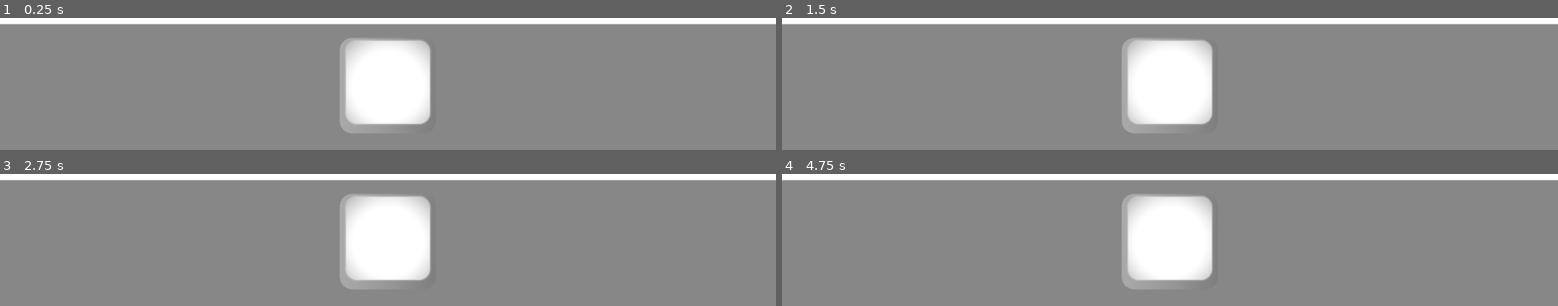
Above: before the commit, frames 1-4 (two rows, left to right).
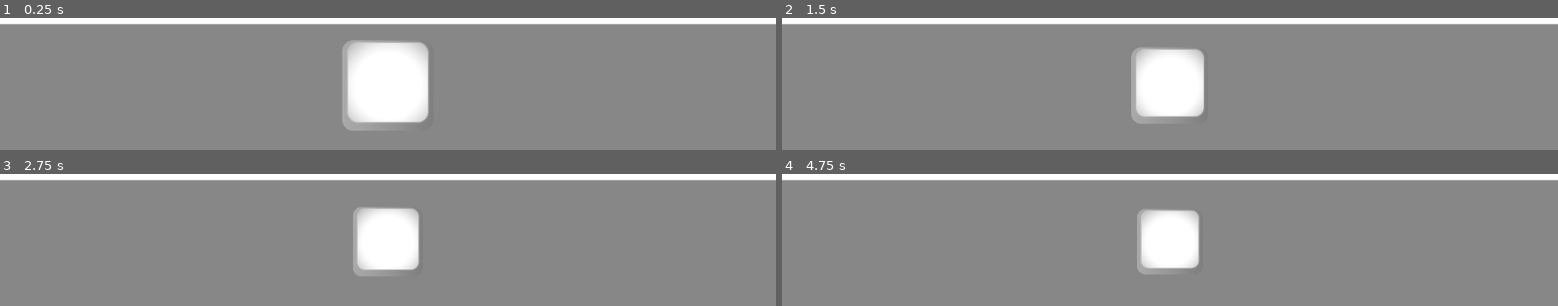
Above: after the commit, the same moments.

Repository: CoupCritik/GodotMusicMail
Game: Godot game, scene res://Scenes/banderythmo.tscn
Same seed, same stepped clock (60 frames per second), same inputs: the game is played once before the commit and once after it. Sound files missing from this copy of the repository are replaced by a short silence.
Inputs:
- Up to frame 1 (0.25 s): no input
- Up to frame 2 (1.5 s): no input
- Up to frame 3 (2.75 s): tap Enter at 2 s
- Up to frame 4 (4.75 s): tap Space at 2.75, 4.25 s; tap Enter at 3.5 s

The runs differ from the first frame. In frame 1, 1.2% of the frame differs, in the area x 43-56%, y 15-87%; in frame 2, 3.8%; in frame 3, 4.6%; in frame 4, 5.0%.

Commit message:
version avec la touche

Diff:
--- /dev/null
+++ b/Scenes/banderythmo.gd
@@ -0,0 +1 @@
+extends Node2D
--- a/Scenes/banderythmo.tscn
+++ b/Scenes/banderythmo.tscn
@@ -1,16 +1,17 @@
-[gd_scene load_steps=9 format=3 uid="uid://c3mjpuwtvu7ce"]
+[gd_scene load_steps=10 format=3 uid="uid://c3mjpuwtvu7ce"]
 
 [ext_resource type="Texture2D" uid="uid://d011cc140u6v6" path="res://ecran.png" id="1_33a7h"]
-[ext_resource type="Script" uid="uid://bxyqhpqkjisan" path="res://Scripts/banderythmo.gd" id="1_hmytj"]
+[ext_resource type="Script" uid="uid://bxyqhpqkjisan" path="res://Scripts/banderythmo.gd" id="1_vguga"]
 [ext_resource type="Texture2D" uid="uid://b26b6igrjwtgk" path="res://barre.png" id="2_hmytj"]
 [ext_resource type="Texture2D" uid="uid://dpc5dmwyy5tsp" path="res://touche.png" id="4_i1kiu"]
 [ext_resource type="AudioStream" uid="uid://u1x24r8i5p51" path="res://Audio/In-the-hall-of-the-mountain-king.mp3" id="5_7c6kv"]
 [ext_resource type="Texture2D" uid="uid://c7wiww7s4hp3b" path="res://baton.png" id="6_6avvr"]
 [ext_resource type="Script" uid="uid://cieoij1x0j06v" path="res://Scenes/baton_2.gd" id="7_feicu"]
 [ext_resource type="Script" uid="uid://dvikqxegr30q4" path="res://Scenes/baton.gd" id="7_vguga"]
+[ext_resource type="Script" uid="uid://bxdjrmqymtovu" path="res://Scenes/touche.gd" id="9_feicu"]
 
 [node name="bande rythmo" type="Node2D"]
-script = ExtResource("1_hmytj")
+script = ExtResource("1_vguga")
 
 [node name="AudioStreamPlayer" type="AudioStreamPlayer2D" parent="."]
 stream = ExtResource("5_7c6kv")
@@ -24,11 +25,13 @@
 texture = ExtResource("2_hmytj")
 
 [node name="Baton" type="Sprite2D" parent="."]
+visible = false
 position = Vector2(-6, 700)
 texture = ExtResource("6_6avvr")
 script = ExtResource("7_vguga")
 
 [node name="Baton2" type="Sprite2D" parent="."]
+visible = false
 position = Vector2(1206, 700)
 texture = ExtResource("6_6avvr")
 script = ExtResource("7_feicu")
@@ -37,3 +40,6 @@
 position = Vector2(600, 700)
 scale = Vector2(0.18, 0.18)
 texture = ExtResource("4_i1kiu")
+script = ExtResource("9_feicu")
+
+[connection signal="OnBeat" from="." to="Touche" method="on_beat_triggered"]
--- a/Scenes/baton.gd
+++ b/Scenes/baton.gd
@@ -1,13 +1,42 @@
 extends Sprite2D
 
+@export var audio_player: AudioStreamPlayer
 var target_position = Vector2(600,700)
-var speed = 1216.7
+var bpm_zones = [
+		{ "start": 5.0, "end": 13.0, "bpm": 114 },
+		{ "start": 14.0, "end": 22.0, "bpm": 118 },
+		{ "start": 22.0, "end": 30.0, "bpm": 122 },
+		{ "start": 30.0, "end": 55.0, "bpm": 119 },
+		{ "start": 55.0, "end": 62.0, "bpm": 124 },
+		{ "start": 62.0, "end": 69.0, "bpm": 128 },
+		{ "start": 69.0, "end": 77.0, "bpm": 132 },
+		{ "start": 77.0, "end": 84.0, "bpm": 140 },
+		{ "start": 84.0, "end": 90.0, "bpm": 144 },
+		{ "start": 90.0, "end": 96.5, "bpm": 148 },
+		{ "start": 96.5, "end": 103.5, "bpm": 156 },
+		{ "start": 103.5, "end": 109.5, "bpm": 160 },
+		{ "start": 109.5, "end": 120.0, "bpm": 164 },
+		{ "start": 120.0, "end": 126.0, "bpm": 172 },
+		{ "start": 126.0, "end": 131.0, "bpm": 180 },
+		{ "start": 131.0, "end": 139.0, "bpm": 188 },
+	]
 
-func _read():
-	position = Vector2(0,700)
+func get_speed_from_bpm(time: float) -> float:
+	var bpm = 114
+	for zone in bpm_zones:
+		if time >= zone["start"] and time < zone["end"]:
+			bpm = zone["bpm"]
+			break
+
+	var beat_duration = 60.0 / bpm
+	return 300.0 / beat_duration
+
+
+func _ready():
+	position = Vector2(300,700)
 
 func _process(delta):
 	if (get_tree().get_root().get_node("bande rythmo/AudioStreamPlayer").get_playback_position()-5.78176879882813)>0:
-		position = position.move_toward(target_position, speed * delta)
+		position = position.move_toward(target_position, get_speed_from_bpm(get_tree().get_root().get_node("bande rythmo/AudioStreamPlayer").get_playback_position()) * delta)
 		if position.distance_to(target_position) < 5.0:
-			position = Vector2(0,700)
+			position = Vector2(300,700)
--- a/Scenes/baton_2.gd
+++ b/Scenes/baton_2.gd
@@ -2,13 +2,41 @@
 
 @export var audio_player: AudioStreamPlayer
 var target_position = Vector2(600,700)
-var speed = 1216.7
+var bpm_zones = [
+		{ "start": 5.0, "end": 13.0, "bpm": 114 },
+		{ "start": 14.0, "end": 22.0, "bpm": 118 },
+		{ "start": 22.0, "end": 30.0, "bpm": 122 },
+		{ "start": 30.0, "end": 55.0, "bpm": 119 },
+		{ "start": 55.0, "end": 62.0, "bpm": 124 },
+		{ "start": 62.0, "end": 69.0, "bpm": 128 },
+		{ "start": 69.0, "end": 77.0, "bpm": 132 },
+		{ "start": 77.0, "end": 84.0, "bpm": 140 },
+		{ "start": 84.0, "end": 90.0, "bpm": 144 },
+		{ "start": 90.0, "end": 96.5, "bpm": 148 },
+		{ "start": 96.5, "end": 103.5, "bpm": 156 },
+		{ "start": 103.5, "end": 109.5, "bpm": 160 },
+		{ "start": 109.5, "end": 120.0, "bpm": 164 },
+		{ "start": 120.0, "end": 126.0, "bpm": 172 },
+		{ "start": 126.0, "end": 131.0, "bpm": 180 },
+		{ "start": 131.0, "end": 139.0, "bpm": 188 },
+	]
 
-func _read():
-	position = Vector2(1200,700)
+func get_speed_from_bpm(time: float) -> float:
+	var bpm = 114
+	for zone in bpm_zones:
+		if time >= zone["start"] and time < zone["end"]:
+			bpm = zone["bpm"]
+			break
+
+	var beat_duration = 60.0 / bpm
+	return 300.0 / beat_duration
+
+
+func _ready():
+	position = Vector2(900,700)
 
 func _process(delta):
 	if (get_tree().get_root().get_node("bande rythmo/AudioStreamPlayer").get_playback_position()-5.78176879882813)>0:
-		position = position.move_toward(target_position, speed * delta)
+		position = position.move_toward(target_position, get_speed_from_bpm(get_tree().get_root().get_node("bande rythmo/AudioStreamPlayer").get_playback_position()) * delta)
 		if position.distance_to(target_position) < 5.0:
-			position = Vector2(1200,700)
+			position = Vector2(900,700)
--- /dev/null
+++ b/Scenes/touche.gd
@@ -0,0 +1,13 @@
+extends Node2D
+
+var normal_scale := Vector2(0.12, 0.12)
+var beat_scale := Vector2(0.2, 0.2) # grossissement temporaire
+var current_scale := normal_scale
+var shrink_speed := 0.6 #vitesse à laquelle on revient à la normale, il faudra qu'on adapte pour que ce soit le plus clean possible.
+
+func _process(delta: float) -> void:
+	scale = scale.lerp(normal_scale, delta * shrink_speed) #on revient à la taille normale
+
+func on_beat_triggered(numbeat: int) -> void:
+	scale = beat_scale #on rescale au moment du signal du beat (un retard possible ?)
+	#peut-être là où ça marche pas...
--- a/Scripts/banderythmo.gd
+++ b/Scripts/banderythmo.gd
@@ -1,14 +1,39 @@
 extends Node2D
 
-var bpm =119
+var bpm =114
 var beat = 0
+var topchrono = 5.78176879882813
+var tempbeat = 0
+signal OnBeat(numbeat:int)
+var dico = {
+	0:114,
+	16:118,
+	32:122,
+	48:119,
+	96:124,
+	112:128,
+	128:132,
+	144:139,
+	160:144,
+	176:148,
+	192:156,
+	208:160,
+	224:164,
+	256:172,
+	272:180,
+	288:188
+}
+func _ready() -> void:
+	$AudioStreamPlayer.play()
 
-func _ready() -> void:
-	get_tree().get_root().get_node("bande rythmo/AudioStreamPlayer").play()
+func _process(delta: float) -> void:
+	if (beat < tempbeat + (($AudioStreamPlayer.get_playback_position()-topchrono)/60)*bpm):
+		OnBeat.emit(beat)
+		beat +=1
 
-
-func _process(_delta: float) -> void:
-	if (beat < ((get_tree().get_root().get_node("bande rythmo/AudioStreamPlayer").get_playback_position()-5.78176879882813)/60)*bpm):
-		beat+=1
-		print(beat)
-		print(get_tree().get_root().get_node("bande rythmo/AudioStreamPlayer").get_playback_position())
+func _on_on_beat(numbeat: int) -> void:
+	if dico.has(numbeat):
+		bpm = dico[numbeat]
+		tempbeat = beat
+		topchrono = $AudioStreamPlayer.get_playback_position()
+		print("changement de beat = " + str(tempbeat))
Not shown, added: Scenes/banderythmo.gd.uid
Not shown, added: Scenes/touche.gd.uid
